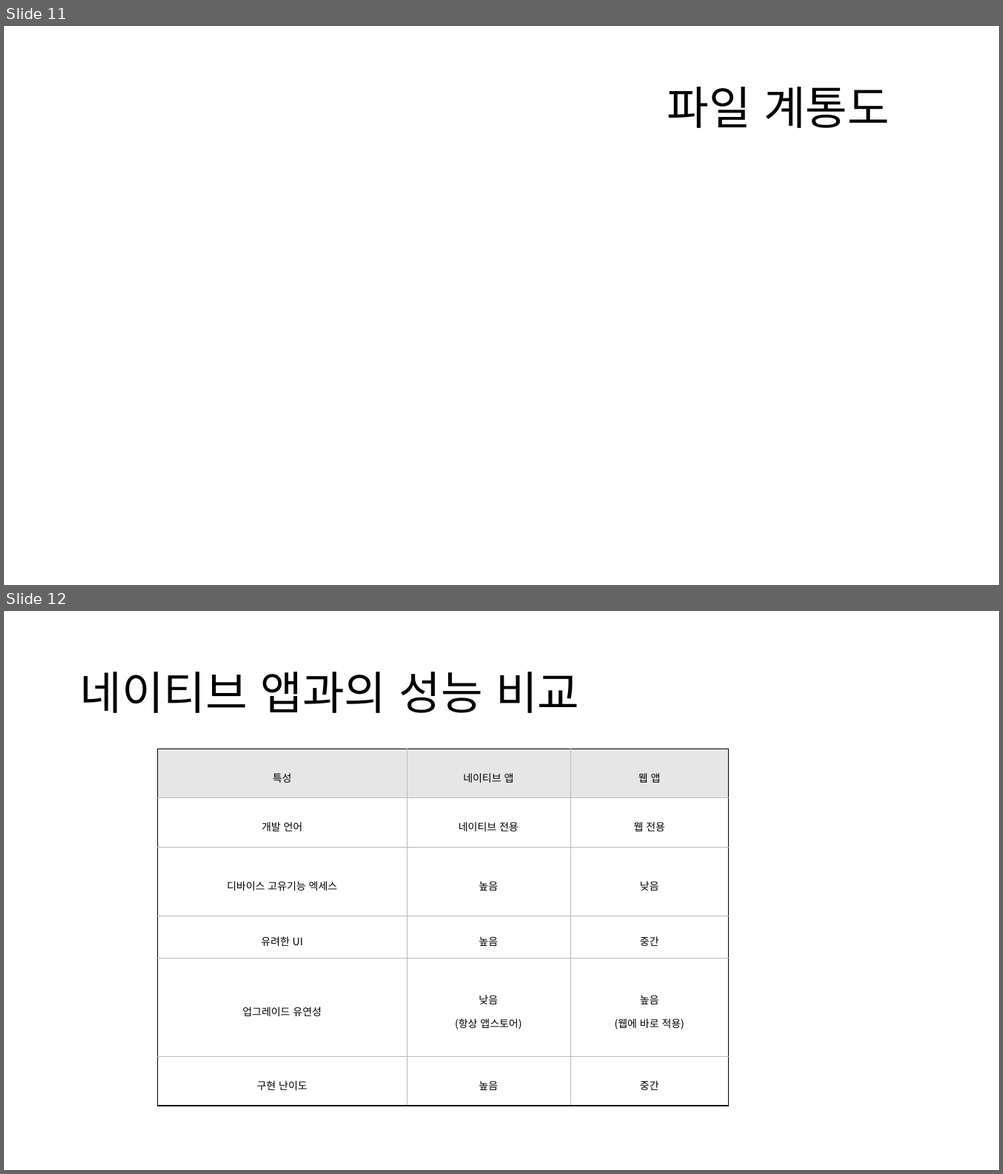
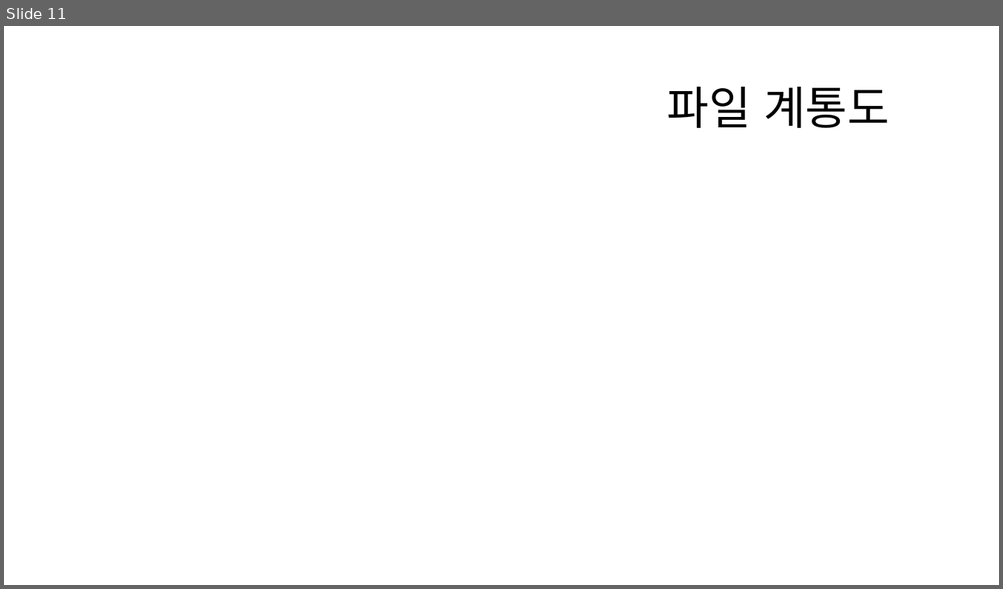
Before and after one commit to JonJaryongLee/AccountBook, a slide deck: 문서자료/AccountBook_최종발표_PPT.pptx. Shown one above the other, each under a label of ours: slides 11 and 12 before the commit, slide 11 after it. The pictures are 1003x1174 and 1003x589 pixels, drawn with LibreOffice and Linux fonts; fonts in the diff are those of the drawing; background and template pictures are left out. Boxes give left, top, right and bottom in pixels: in the first picture for what was removed or moved away, otherwise in the second. Text is boxed around its words. In the diff, an @@ line names an element or a change of style, - is before the commit and + after.

```diff
--- a/문서자료/AccountBook_최종발표_PPT.pptx
+++ b/문서자료/AccountBook_최종발표_PPT.pptx
@@ slide 12 removed at (x1=4, y1=611, x2=999, y2=1170), background #FFFFFF @@
@@ title removed at (x1=79, y1=672, x2=579, y2=713) @@
-네이티브 앱과의 성능 비교
@@ table removed at (x1=158, y1=749, x2=728, y2=1106), 6 rows, 3 columns @@
-특성 | 네이티브 앱 | 웹 앱
-개발 언어 | 네이티브 전용 | 웹 전용
-디바이스 고유기능 엑세스 | 높음 | 낮음
-유려한 UI | 높음 | 중간
-업그레이드 유연성 | 낮음 / (항상 앱스토어) | 높음 / (웹에 바로 적용)
-구현 난이도 | 높음 | 중간
```
Also in this commit, not shown: 5 slides changed, 4 slides added, 1 other slide removed, 1 other file.
